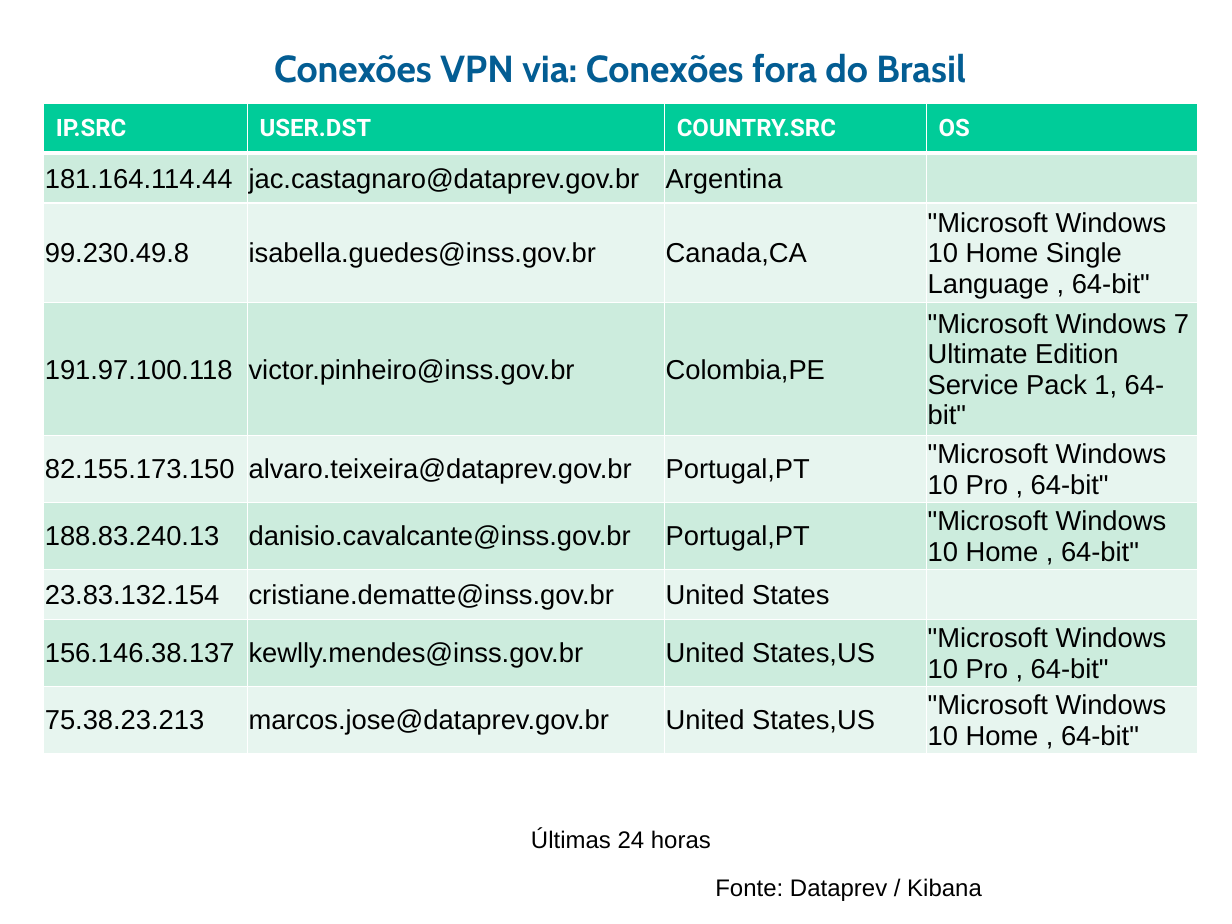
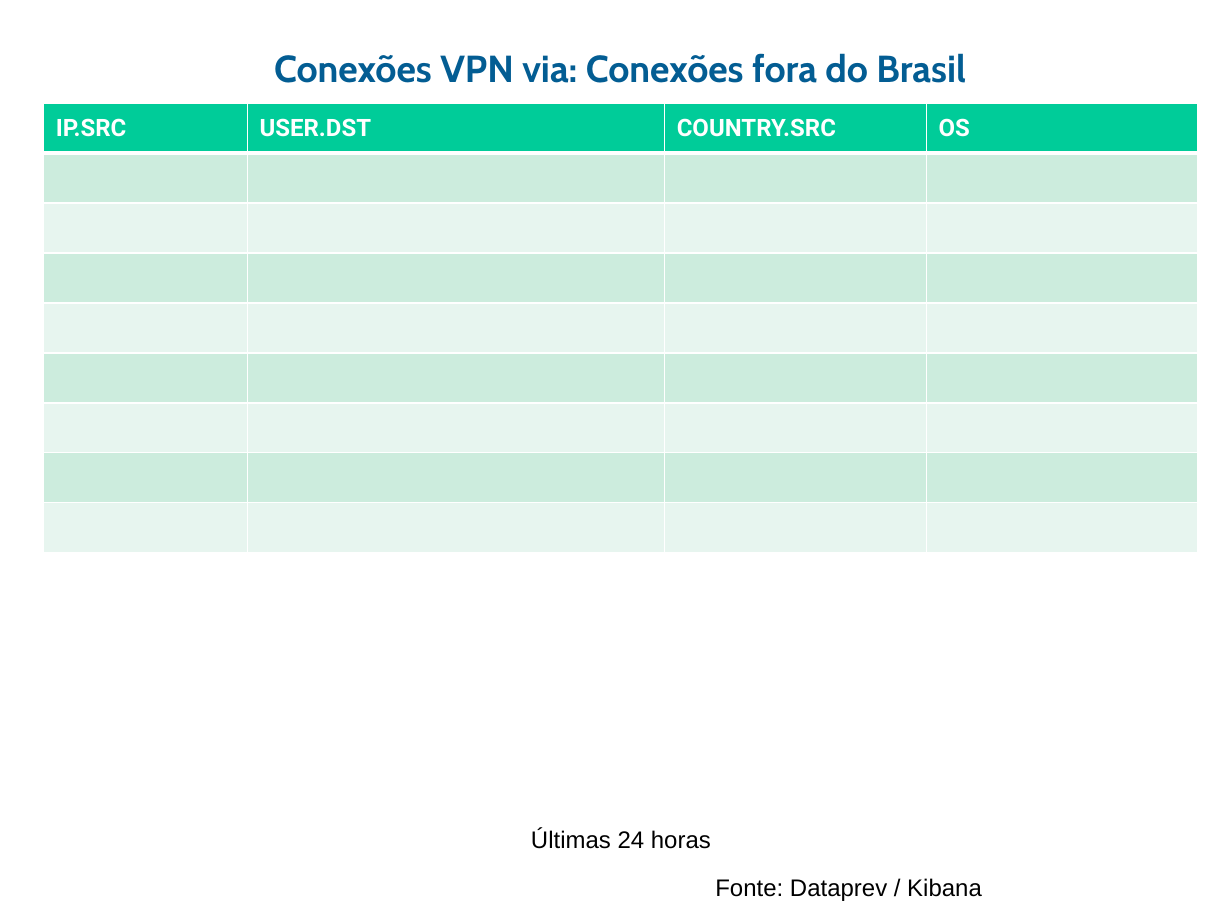
Before and after one commit to guihred/Experiments, a slide deck: slide 18 of src/main/resources/Radar_Eventos_v01122020REL1.pptx. Drawn at 1232x924 pixels with LibreOffice and Linux fonts; fonts in the diff are those of the drawing; background and template pictures are left out. Boxes give left, top, right and bottom in pixels: in the first picture for what was removed or moved away, otherwise in the second. Text is boxed around its words. In the diff, an @@ line names an element or a change of style, - is before the commit and + after.

```diff
--- a/src/main/resources/Radar_Eventos_v01122020REL1.pptx
+++ b/src/main/resources/Radar_Eventos_v01122020REL1.pptx
@@ table at box(43, 103, 1198, 553) @@
-row 2: 181.164.114.44 | jac.castagnaro@dataprev.gov.br | Argentina | 
+row 2:  |  |  | 
-row 3: 99.230.49.8 | isabella.guedes@inss.gov.br | Canada,CA | "Microsoft Windows 10 Home Single Language , 64-bit"
+row 3:  |  |  | 
-row 4: 191.97.100.118 | victor.pinheiro@inss.gov.br | Colombia,PE | "Microsoft Windows 7 Ultimate Edition Service Pack 1, 64-bit"
+row 4:  |  |  | 
-row 5: 82.155.173.150 | alvaro.teixeira@dataprev.gov.br | Portugal,PT | "Microsoft Windows 10 Pro , 64-bit"
+row 5:  |  |  | 
-row 6: 188.83.240.13 | danisio.cavalcante@inss.gov.br | Portugal,PT | "Microsoft Windows 10 Home , 64-bit"
+row 6:  |  |  | 
-row 7: 23.83.132.154 | cristiane.dematte@inss.gov.br | United States | 
+row 7:  |  |  | 
-row 8: 156.146.38.137 | kewlly.mendes@inss.gov.br | United States,US | "Microsoft Windows 10 Pro , 64-bit"
+row 8:  |  |  | 
-row 9: 75.38.23.213 | marcos.jose@dataprev.gov.br | United States,US | "Microsoft Windows 10 Home , 64-bit"
+row 9:  |  |  | 
```
Also in this commit, not shown: 16 other slides changed, 5 other files.
